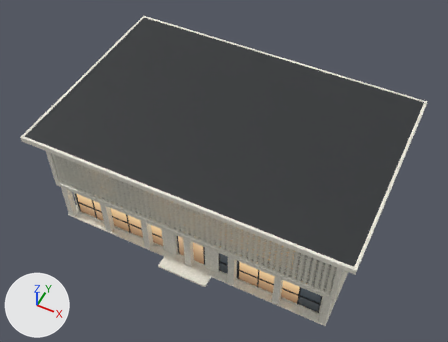
The glTF model assets/models/env/second_ai/campus_pavilion.glb, before and after one commit.
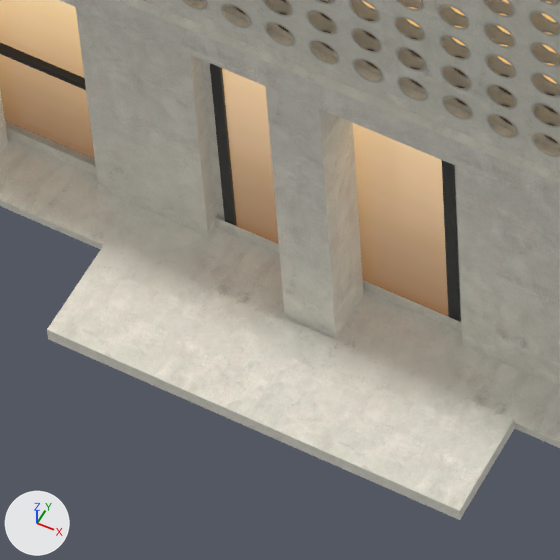
There are two pictures of each version: one whole from a 50 mm lens placed at (-89.97, 1.04, 39.84), pointed at (-104.17, 29.45, 4.33), one close up on the part from 34% to 48% of the width and 67% to 85% of the height. Lighting does not change. The marker at lower left points along +X, +Y and +Z. The older version's two pictures come first. Where no turn or scale is listed for an object, it has been applied to the vertices. Vertices at exactly the same position are counted once.

Before the edit, the objects in view are built like this:
```python
me_pav_conc = bpy.data.meshes.new('pav_conc')
me_pav_conc.from_pydata(...)  # 284 vertices, 326 faces; spans x -116.1..-91.9, y 21.9..38.1, z 0.0..9.4
me_pav_conc.materials.append(mat_ck_pav_conc)
me_pav_dark = bpy.data.meshes.new('pav_dark')
me_pav_dark.from_pydata(...)  # 440 vertices, 584 faces; spans x -115.9..-92.1, y 22.1..37.9, z 0.2..9.4
me_pav_dark.materials.append(mat_ck_pav_dark)
me_pav_screen = bpy.data.meshes.new('pav_screen')
me_pav_screen.from_pydata(...)  # 32 vertices, 16 faces; spans x -115.1..-92.9, y 22.9..37.1, z 4.3..8.7
me_pav_screen.materials.append(mat_ck_pav_screen)
ob_pav_conc = bpy.data.objects.new('pav_conc', me_pav_conc)
ob_pav_conc.location = (0.0, 0.0, 0.0)
ob_pav_dark = bpy.data.objects.new('pav_dark', me_pav_dark)
ob_pav_dark.location = (0.0, 0.0, 0.0)
ob_pav_screen = bpy.data.objects.new('pav_screen', me_pav_screen)
ob_pav_screen.location = (0.0, 0.0, 0.0)
# also in view: 'pav_glass' at (-104.0, 29.99, 1.83)
```
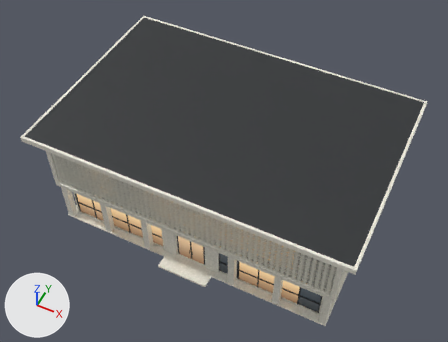
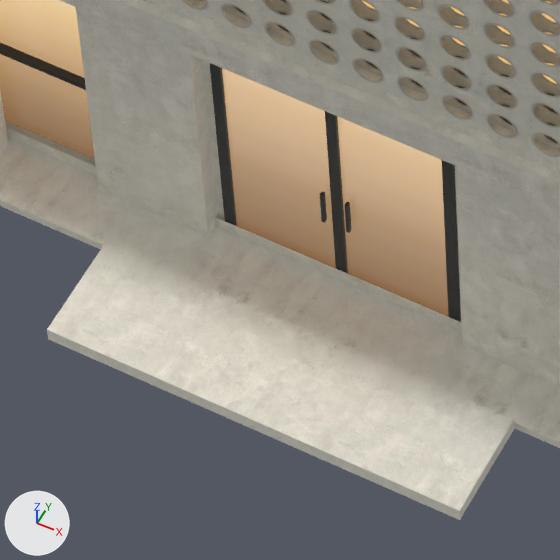
Where the change shows, as pixel boxes [x1, y1, x2, y2] in the close-ups (560 x 560 px):
part 1 of me_pav_conc, deleted: before [266, 87, 364, 339]

Edits to the bpy script that builds the scene:
```text
Change me_pav_conc:
    used by ob_pav_conc; location = (0.0, 0.0, 0.0)
    remove me_pav_conc.from_pydata(...)  # 284 vertices, 326 faces; spans x -116.1..-91.9, y 21.9..38.1, z 0.0..9.4
    add me_pav_conc.from_pydata(...)  # 276 vertices, 318 faces; spans x -116.1..-91.9, y 21.9..38.1, z 0.0..9.4
    me_pav_conc part 1: the loose piece of 8 vertices spanning x -104.2..-103.8, y 23.0..23.5, z 0.1..3.8 is deleted
```
